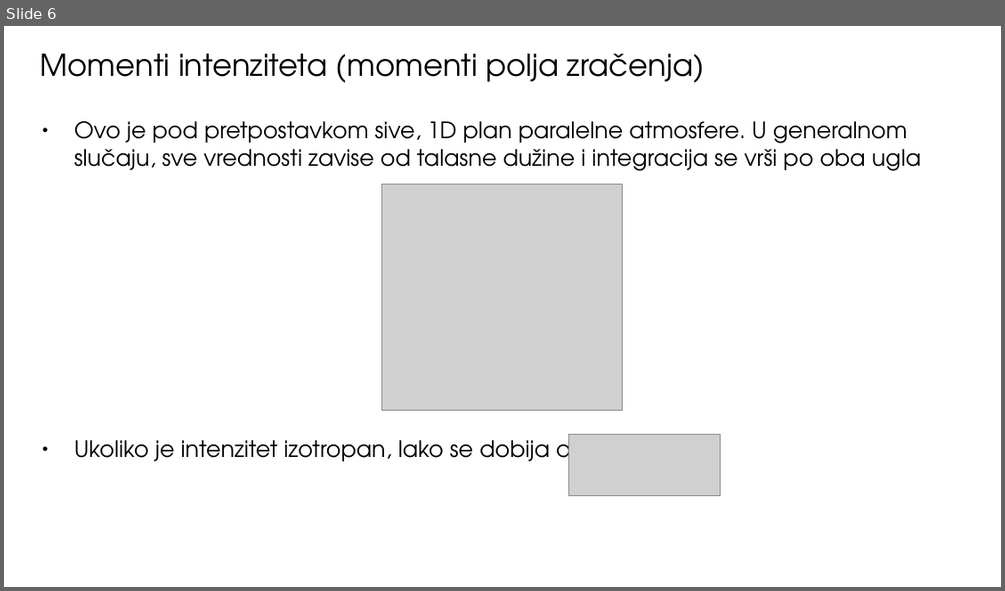
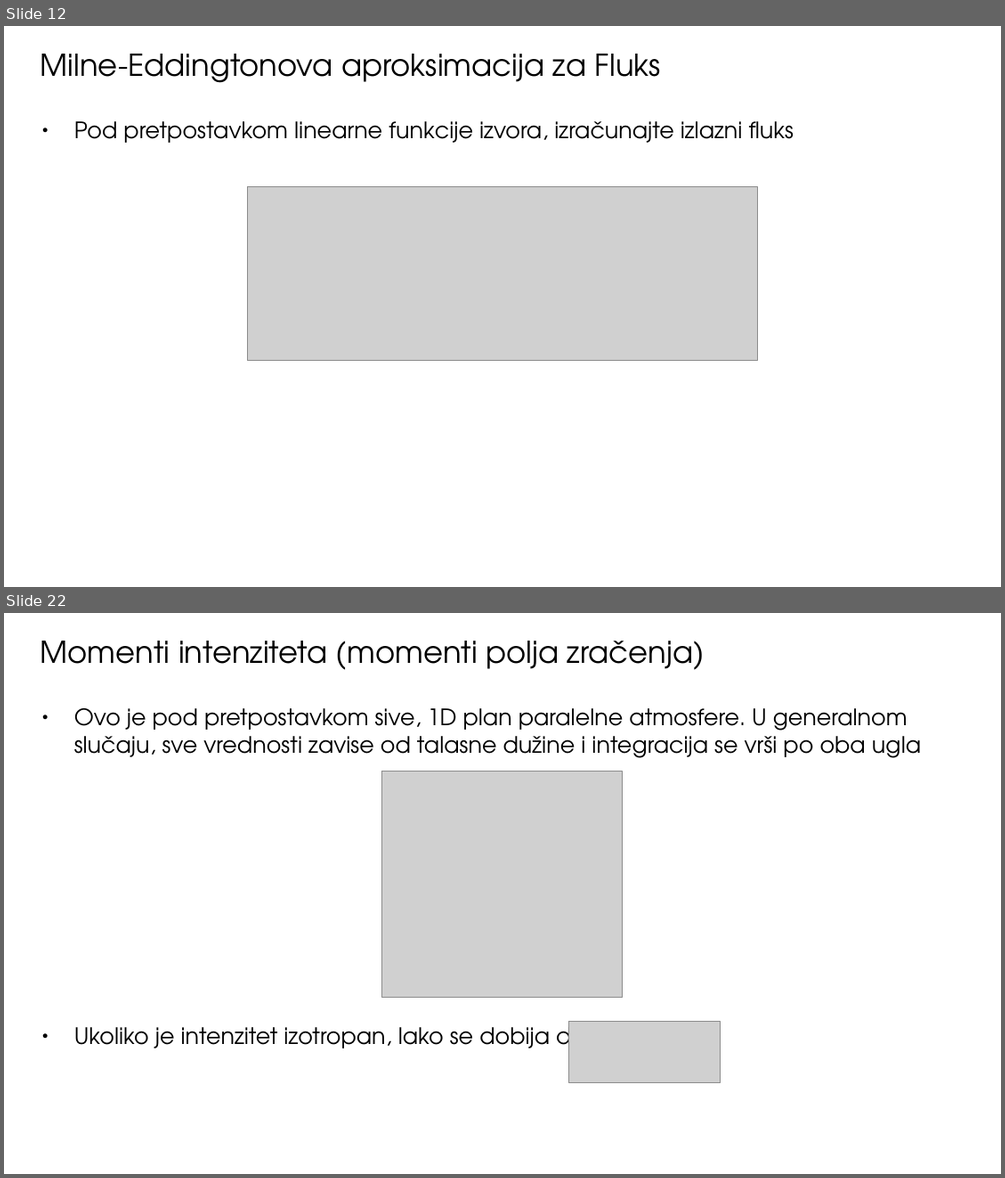
Before and after one commit to ivanzmilic/TZS_matf, a slide deck: Predavanja/Predavanje_06_Atmosfere_u_RZ.odp. Shown one above the other, each under a label of ours: slide 6 before the commit, slides 12 and 22 after it; the slides between them are not shown. The pictures are 1005x591 and 1005x1178 pixels, drawn with LibreOffice and Linux fonts; fonts in the diff are those of the drawing; grey boxes stand for pictures. Boxes give left, top, right and bottom in pixels: in the first picture for what was removed or moved away, otherwise in the second. Text is boxed around its words. In the diff, an @@ line names an element or a change of style, - is before the commit and + after.

```diff
--- a/Predavanja/Predavanje_06_Atmosfere_u_RZ.odp
+++ b/Predavanja/Predavanje_06_Atmosfere_u_RZ.odp
@@ slide 12 added at bbox=[4, 26, 1001, 587], background #FFFFFF @@
@@ title added at bbox=[40, 54, 661, 83], 24 pt, text #000000 @@
+Milne-Eddingtonova aproksimacija za Fluks
@@ text added at bbox=[74, 121, 793, 143], 18 pt, text #000000 @@
+● Pod pretpostavkom linearne funkcije izvora, izračunajte izlazni fluks
@@ picture added at bbox=[247, 187, 758, 361] @@
@@ what was slide 6 is now slide 22 @@
```
Also in this commit, not shown: 4 slides changed, 19 other slides added, 23 slides removed, 21 other files.
